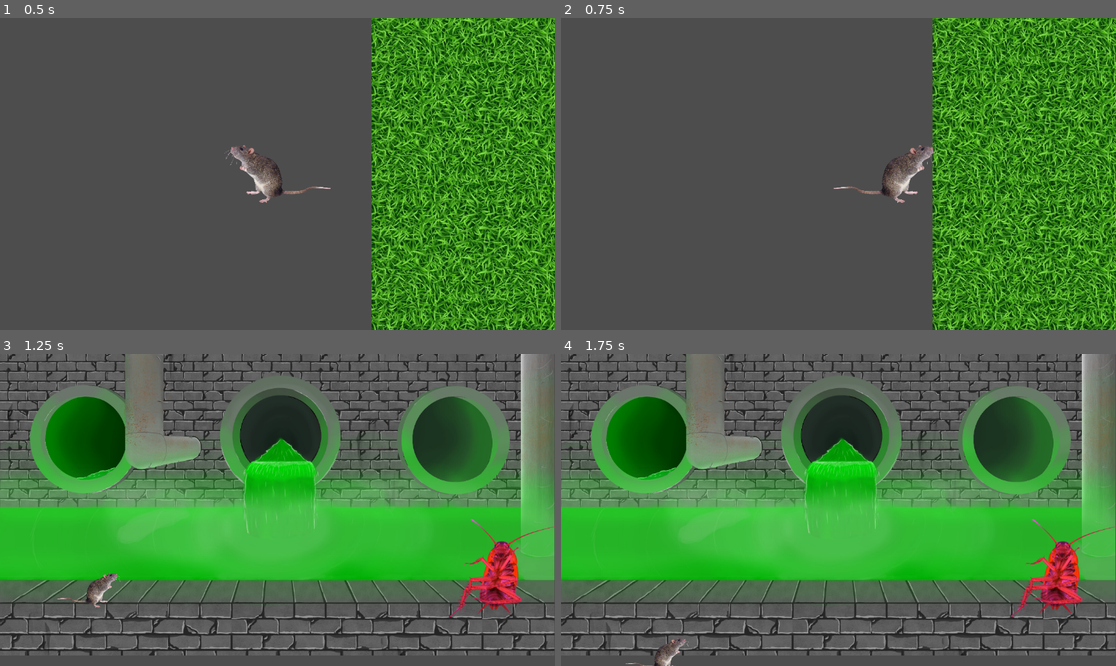
Above: before the commit, frames 1-4 (two rows, left to right).
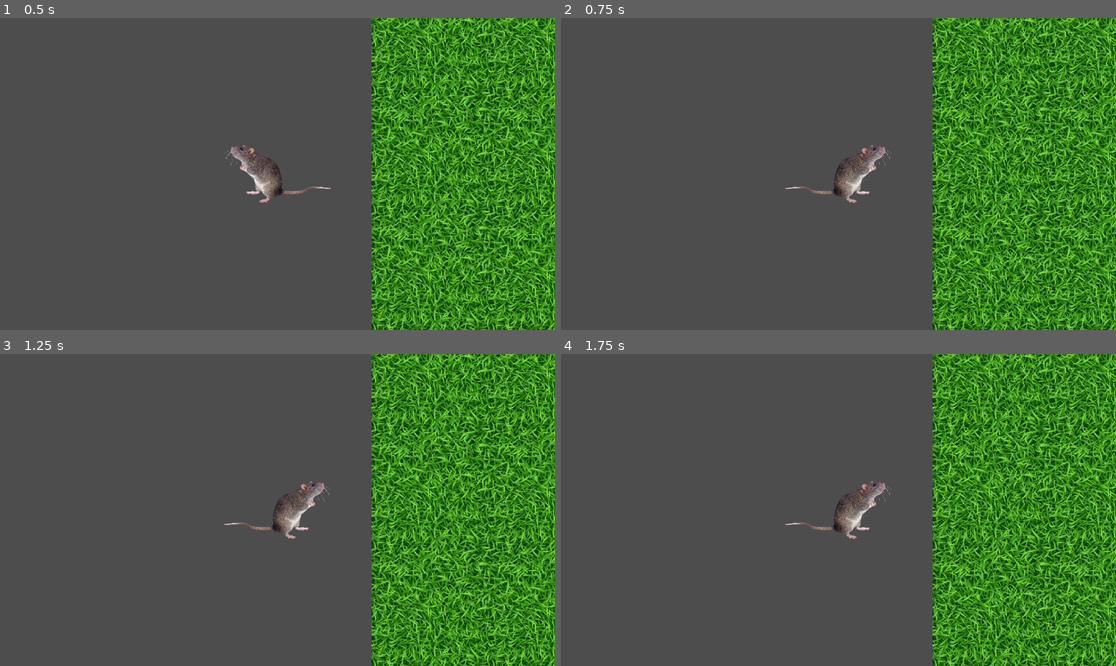
Above: after the commit, the same moments.

Repository: zozobirb/RATTICUS
Game: Godot game, scene res://assets/scenes/game.tscn
Same seed, same stepped clock (60 frames per second), same inputs: the game is played once before the commit and once after it.
Inputs:
- Up to frame 1 (0.5 s): no input
- Up to frame 2 (0.75 s): tap Enter at 0.5 s; hold Right (ui_right) from 0.53 s (still down)
- Up to frame 3 (1.25 s): keep holding Right (ui_right)
- Up to frame 4 (1.75 s): release Right (ui_right) at 1.28 s; hold Down (ui_down) from 1.28 s (still down)

Frame 1 is identical in both runs. In frame 2, 1.3% of the frame differs, in the area x 40-69%, y 40-60%; in frame 3, 78%; in frame 4, 79%, in the area x 0-100%, y 0-100%.
Error before the commit: Invalid call. Nonexistent function 'attackDamage' in base 'CharacterBody2D (Player)'. (res://assets/scripts/battle_manager.gd:14)
Error after the commit: Attempt to call function 'get_atk' in base 'null instance' on a null instance. (res://assets/scripts/player.gd:4)

Commit message:
funky atk no worky womp womp

Diff:
--- a/ratticus/assets/scenes/game.tscn
+++ b/ratticus/assets/scenes/game.tscn
@@ -6,6 +6,8 @@
 [ext_resource type="PackedScene" uid="uid://pa1o1k5svxr4" path="res://assets/scenes/enemy.tscn" id="4_cb5na"]
 [ext_resource type="PackedScene" uid="uid://bxv0di27ys5ix" path="res://assets/scenes/background.tscn" id="5_j62u1"]
 [ext_resource type="Script" uid="uid://vbcfq1y3rto4" path="res://assets/scripts/background.gd" id="6_5aext"]
+[ext_resource type="Script" uid="uid://dfo5ax63wlb51" path="res://assets/scripts/attacks.gd" id="7_3w2km"]
+[ext_resource type="Script" uid="uid://ket4jwapm5xk" path="res://assets/scripts/battle_manager.gd" id="8_wfsp4"]
 
 [node name="game" type="Node2D"]
 
@@ -38,4 +40,10 @@
 position = Vector2(2458, -89)
 zoom = Vector2(0.6, 0.6)
 
+[node name="battle_manager" type="Node2D" parent="game_manager"]
+script = ExtResource("8_wfsp4")
+
+[node name="ListOfAtks" type="Node2D" parent="game_manager"]
+script = ExtResource("7_3w2km")
+
 [connection signal="draw" from="game_manager/background" to="game_manager" method="_on_background_draw"]
--- a/ratticus/assets/scripts/attacks.gd
+++ b/ratticus/assets/scripts/attacks.gd
@@ -1,9 +1,19 @@
 extends Node
-class_name Attacks
+class_name ListOfAtks
 
 #Plan on making this like an array list/ struct type of thing that has a list of attacks that we can call
 #along with their base dmg then we can calc  the actual dmg in the battle_manager script
 
-func _on_ready():
+var allAtks := ["Tail Turbine", 10, "Sharp Claws", 10 , "Rat Dunk", 15]
+
+func _ready() -> void:
+	#print(dict["atk1"])
+	#print(dict["atk1a"])
 
 	pass
+
+func get_atk(num: int):
+	return allAtks[num]
+
+func get_dmg(num : int):
+	return allAtks[num + 1]
--- a/ratticus/assets/scripts/battle_manager.gd
+++ b/ratticus/assets/scripts/battle_manager.gd
@@ -6,6 +6,8 @@
 func battle_time():
 
 	print("in the script, straight up printing it")
+
+
 
 	if(turn == 0):
 		var tempPlayer = Player.new()
--- a/ratticus/assets/scripts/player.gd
+++ b/ratticus/assets/scripts/player.gd
@@ -1,7 +1,7 @@
 extends CharacterBody2D
 class_name Player
 
-var AttackList: Array = ["Tail Turbine", "Claw Scratch", "Rat Dunk"]
+var AttackList = [$"../ListOfAtks".get_atk(0), $"../ListOfAtks".get_atk(2), $"../ListOfAtks".get_atk(4)]
 var locked := 1
 var walkspeed := 500
 var escapeChance := .50
@@ -15,6 +15,7 @@
 
 func _process(delta: float) -> void:
 	_handle_walk(delta)
+	print(AttackList)
 	move_and_slide()
 
 
Not shown: 1 places in ratticus/assets/scenes/game.tscn that only renumber resources
